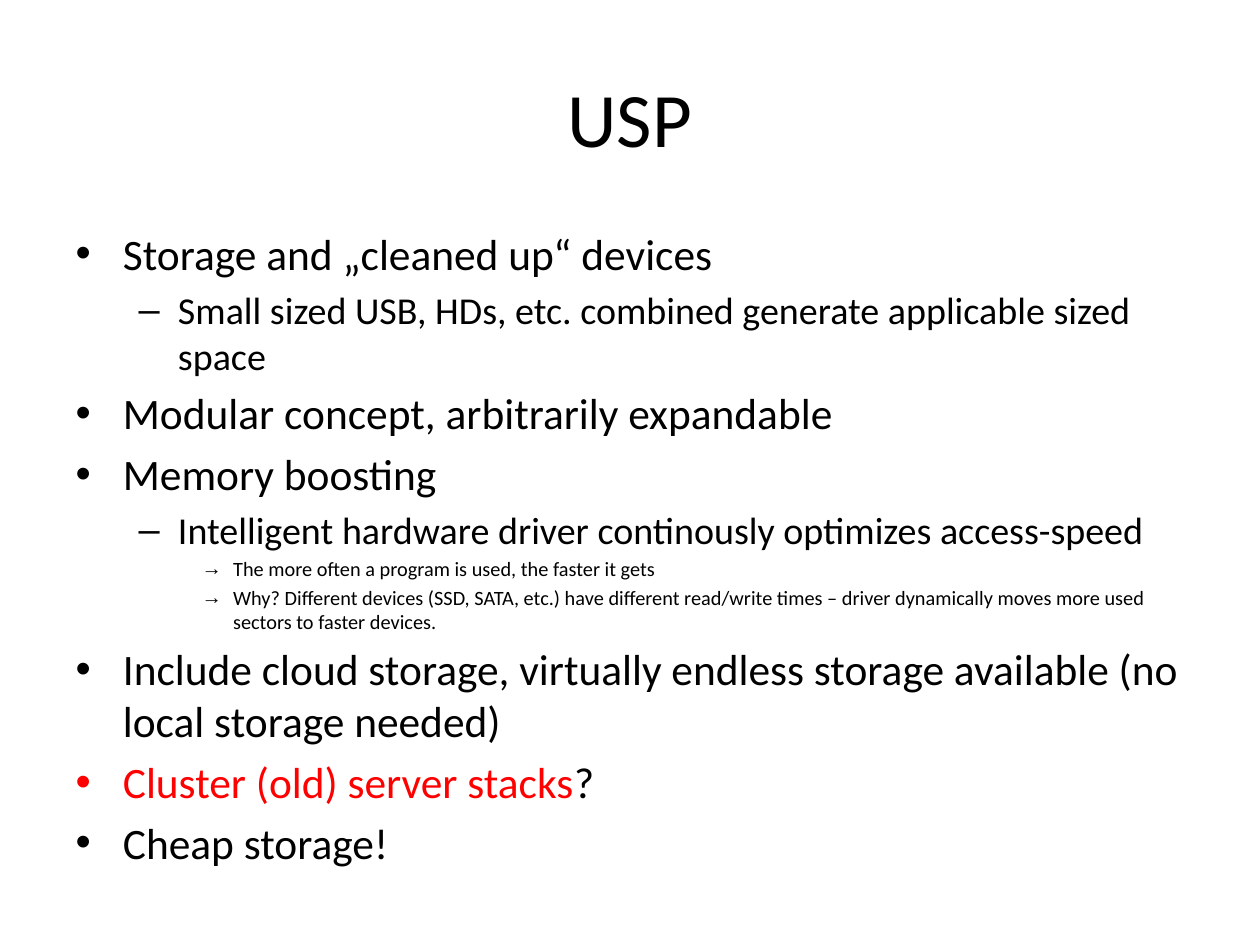
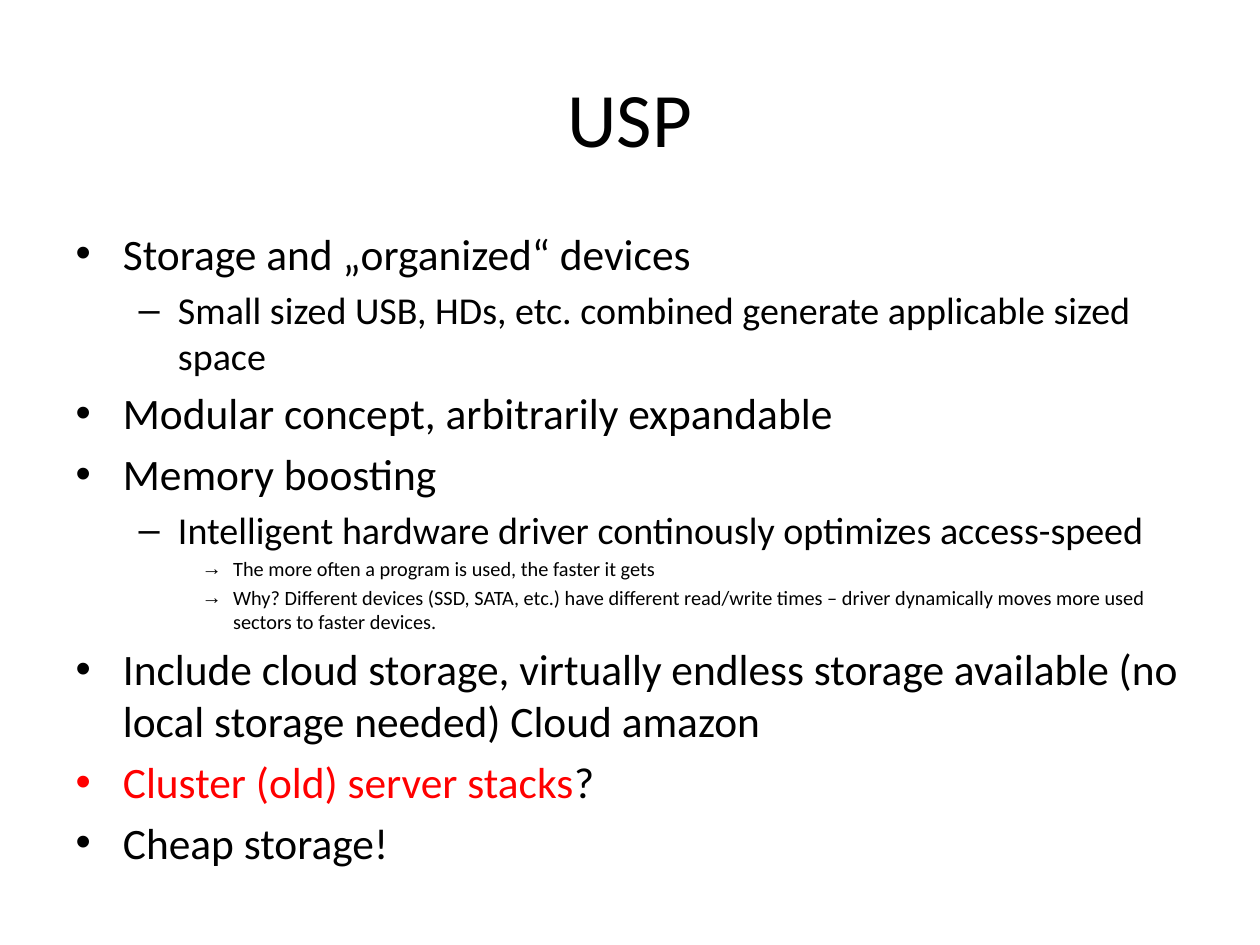
Before and after one commit to Thomas-Sparber/tDisk, a slide deck: slide 3 of documentation/presentation andy.pptx. Drawn at 1260x945 pixels with LibreOffice and Linux fonts; fonts in the diff are those of the drawing. Boxes give left, top, right and bottom in pixels: in the first picture for what was removed or moved away, otherwise in the second. Text is boxed around its words. In the diff, an @@ line names an element or a change of style, - is before the commit and + after.

```diff
--- a/documentation/presentation andy.pptx
+++ b/documentation/presentation andy.pptx
@@ text at bbox=[123, 239, 691, 278]: text changed @@
-• Storage and „cleaned up“ devices
+• Storage and „organized“ devices
@@ text at bbox=[123, 653, 1178, 745]: text changed @@
-• Include cloud storage, virtually endless storage available (no local storage needed)
+• Include cloud storage, virtually endless storage available (no local storage needed) Cloud amazon
```
Also in this commit, not shown: 1 other slide changed, 3 slides added, 1 other file.
